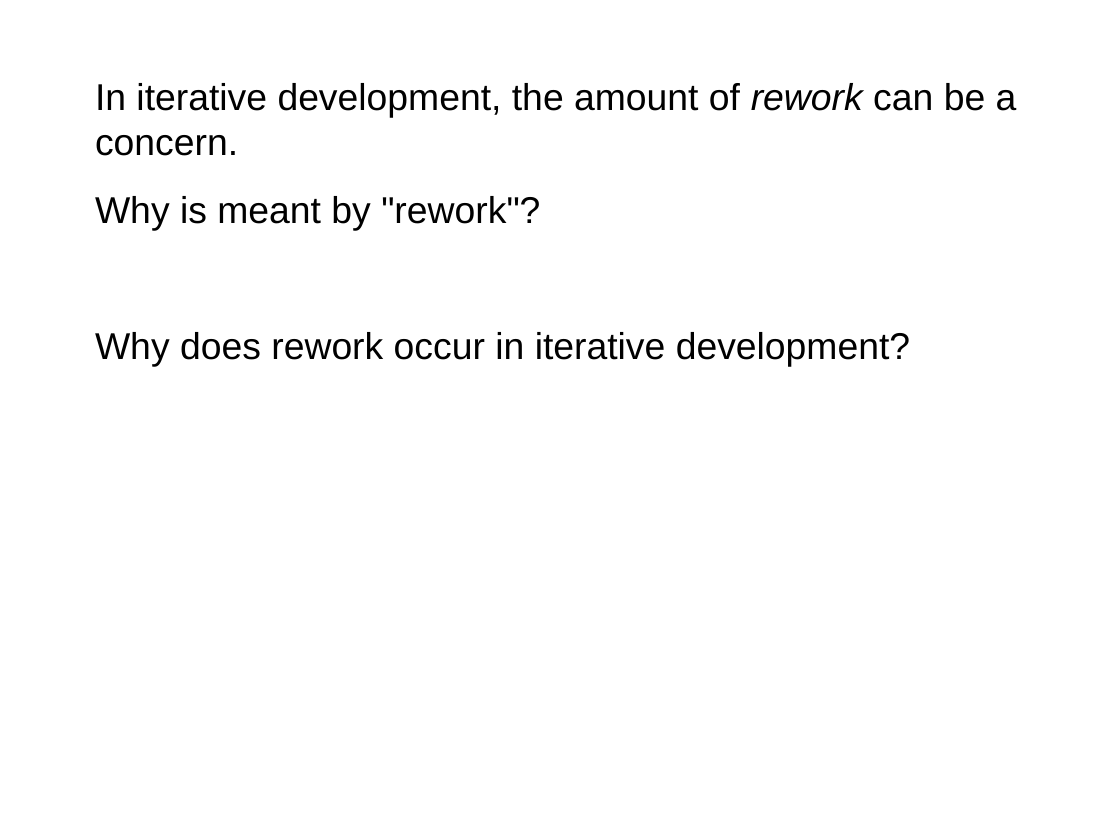
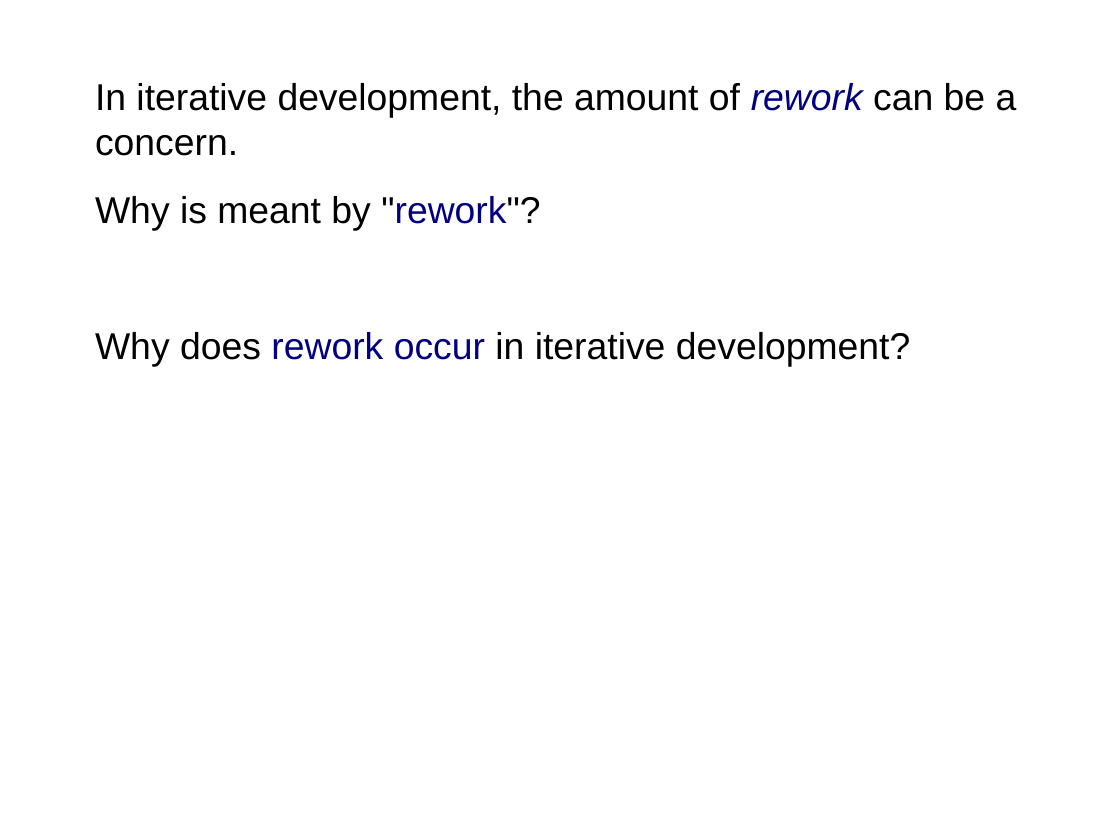
Before and after one commit to jbrucker/SoftwareProcess, a slide deck: slide 4 of week2/1-Review-Questions.ppt. Drawn at 1120x840 pixels with LibreOffice and Linux fonts; fonts in the diff are those of the drawing. Boxes give left, top, right and bottom in pixels: in the first picture for what was removed or moved away, otherwise in the second. Text is boxed around its words. In the diff, an @@ line names an element or a change of style, - is before the commit and + after.

```diff
--- a/week2/1-Review-Questions.ppt
+++ b/week2/1-Review-Questions.ppt
@@ text "In iterative development, the amount ..." at (x1=95, y1=83, x2=1017, y2=367): text colour #000000 to #000080 in "rework", ""rework"?", "rework occur" @@
```
Also in this commit, not shown: 5 slides added, 8 slides removed, 3 other files.
